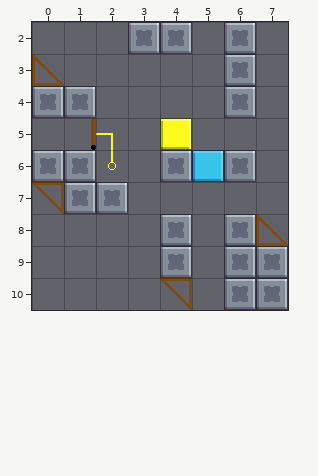
Two versions of a level (Tiled map (JSON), Assets/Level_Editor/TileMap/Path_80.tmj). This is how it looked before the edit.
Cells are 32x32 px. Shown: x 0..7, y 2..10.
The same view after the edit:
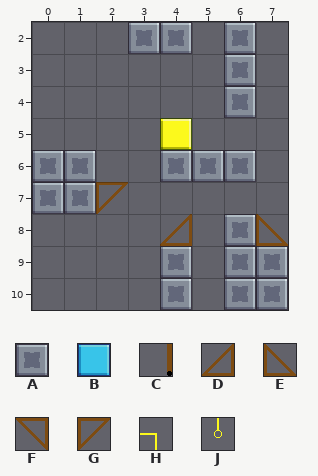
Key: from "tileSet": A 33 "wall", B 45 "glass", C 91 "door", D 106 "bridge", E 107 "bridge", F 116 "bridge", G 117 "bridge", H 159 "cable_wire", J 199 "cable_source".
_ is an empty cell.
Change:
{"where": "layer \"Blocks\""}
{"y":3,"x":0,"old":"E","new":"_"}
{"y":4,"x":0,"old":"AA","new":"__"}
{"y":6,"x":5,"old":"B","new":"A"}
{"y":7,"x":0,"old":"F","new":"A"}
{"y":7,"x":2,"old":"A","new":"G"}
{"y":8,"x":4,"old":"A","new":"D"}
{"y":10,"x":4,"old":"F","new":"A"}
{"where": "layer \"Overlap\""}
{"y":5,"x":1,"old":"CH","new":"__"}
{"y":6,"x":2,"old":"J","new":"_"}
{"label":"changed","picture_box":[32,54,128,214]}
{"label":"changed","picture_box":[192,150,224,182]}
{"label":"changed","picture_box":[160,214,192,246]}
{"label":"changed","picture_box":[160,278,192,310]}
